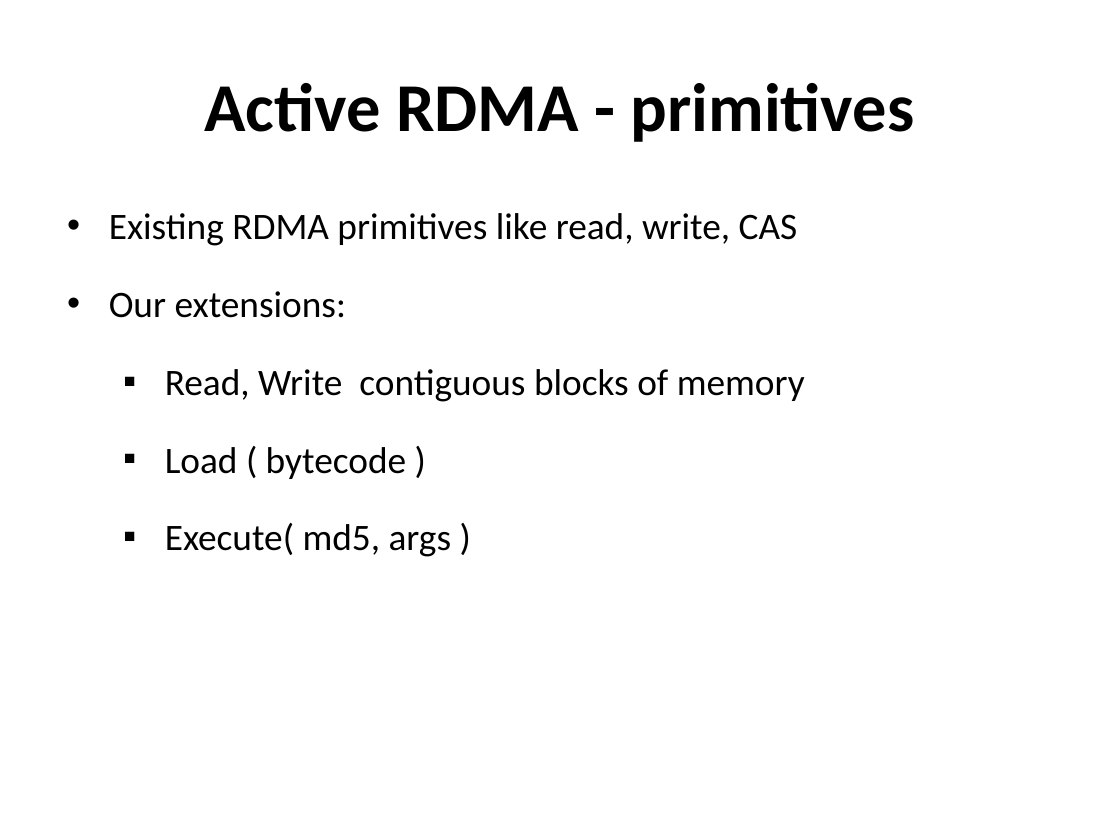
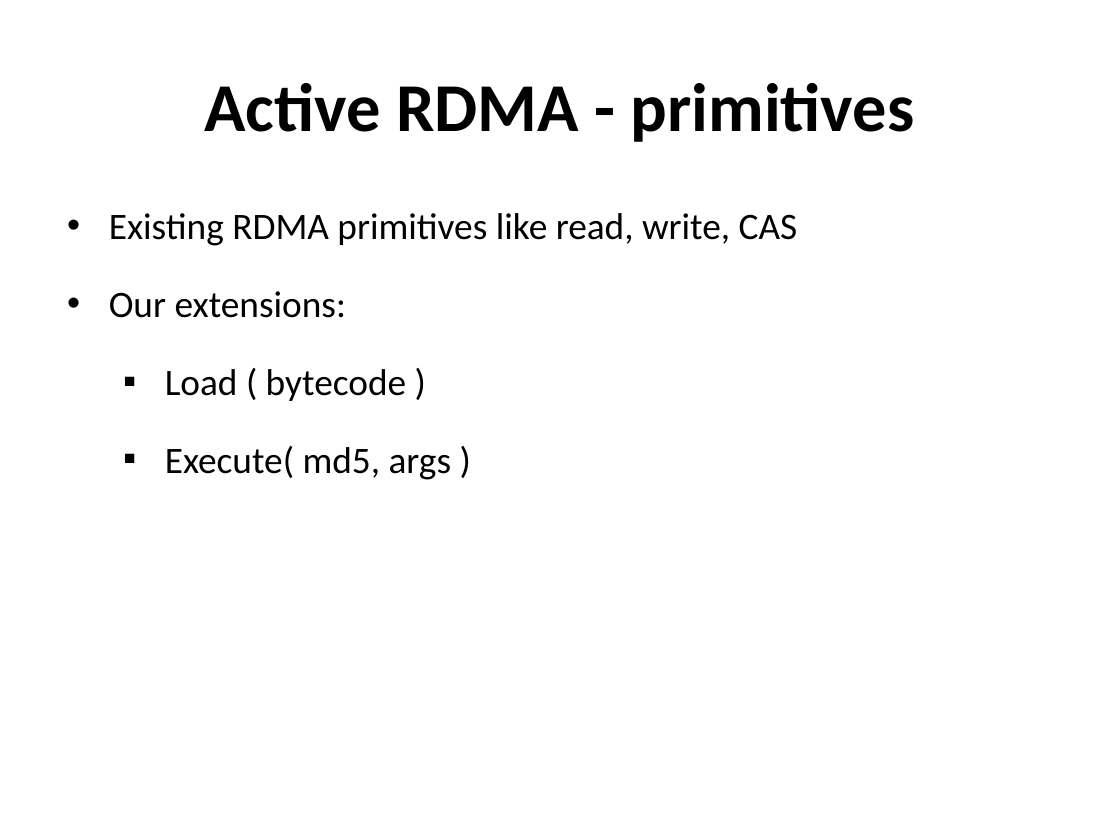
Before and after one commit to madananshul/ActiveRDMA, a slide deck: slide 9 of doc/presentation/presentation.pptx. Drawn at 1120x840 pixels with LibreOffice and Linux fonts; fonts in the diff are those of the drawing. Boxes give left, top, right and bottom in pixels: in the first picture for what was removed or moved away, otherwise in the second. Text is boxed around its words. In the diff, an @@ line names an element or a change of style, - is before the commit and + after.

```diff
--- a/doc/presentation/presentation.pptx
+++ b/doc/presentation/presentation.pptx
@@ text at <box>165,369,805,402</box>: paragraph removed @@
-  ▪ Read, Write contiguous blocks of memory
```
Also in this commit, not shown: 1 other file.
